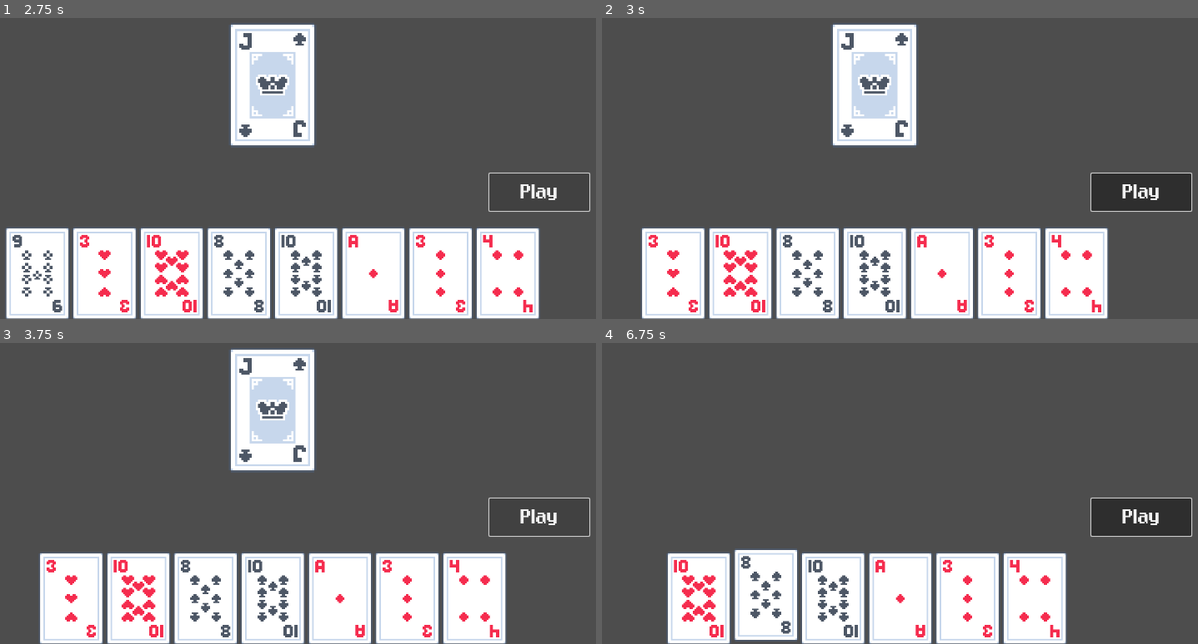
Above: before the commit, frames 1-4 (two rows, left to right).
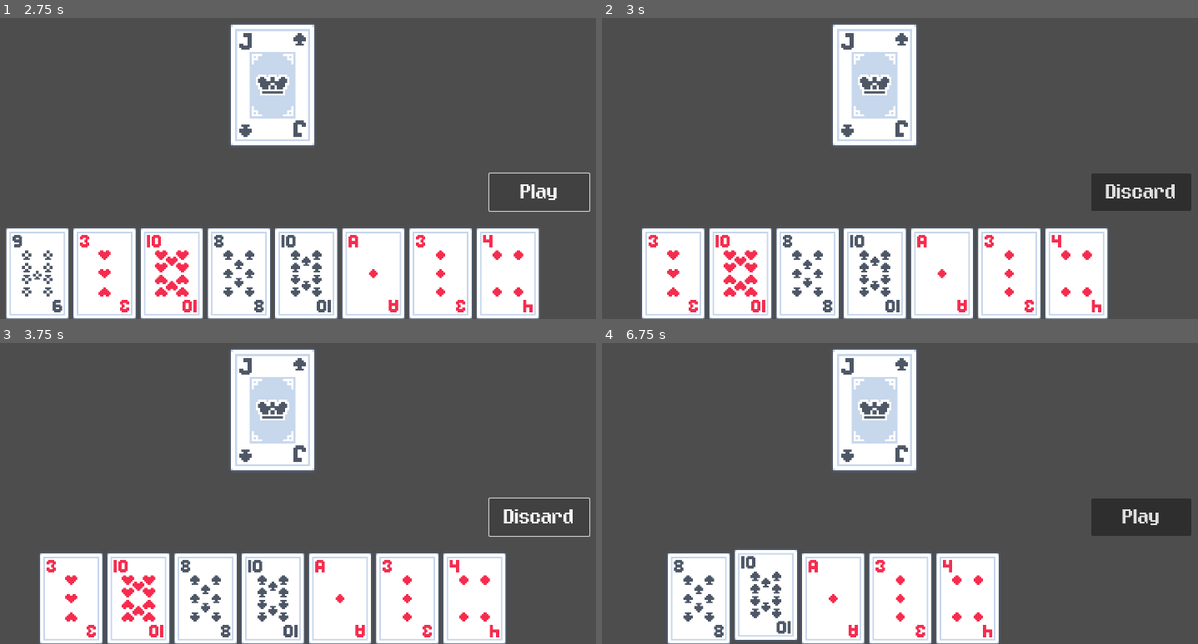
Above: after the commit, the same moments.

Repository: austintian03/regicide-clone
Game: Godot game, scene res://scenes/game.tscn
Two runs of this game, one before a commit and one after it. Both use one fixed random seed, a clock stepped at 60 frames per second and the inputs below.
Inputs (mouse positions are in pixels of both pictures, inside the frame that each line leads up to):
- Up to frame 1 (2.75 s): click "Play" at 0.5 s; click "Play" at 1.25 s; click "Play" at 2 s
- Up to frame 2 (3 s): tap Enter at 2.75 s; move the mouse to (637, 273) at 2.77 s; press the mouse at (637, 273) at 2.78 s
- Up to frame 3 (3.75 s): release the mouse at (35, 598) at 3.5 s; click (536, 517) at 3.5 s, where only the run after the commit has a clickable "Discard"
- Up to frame 4 (6.75 s): click (1138, 517) at 4.25 s, where only the run after the commit has a clickable "Discard"; click (1138, 517) at 5 s, where only the run after the commit has a clickable "Discard"; tap Space at 5.75 s; move the mouse to (673, 598) at 5.77 s; right-click (673, 598) at 5.85 s; click (673, 598) at 5.92 s; tap Enter at 6.5 s; move the mouse to (739, 598) at 6.52 s; press the mouse at (739, 598) at 6.53 s

Frame 1 is identical in both runs. In frame 2, 0.4% of the frame differs, in the area x 81-100%, y 51-65%; in frame 3, 0.3%; in frame 4, 11%, in the area x 12-100%, y 1-100%.

Commit message:
Implement Play/Discard phase sequence and reorganize functions

Diff:
--- a/scripts/game.gd
+++ b/scripts/game.gd
@@ -2,6 +2,8 @@
 
 @onready var hand: HandUI = $CanvasLayer/HandUI
 @onready var boss_card: BossCard = $BossCard
+@onready var play_button: Button = $CanvasLayer/PlayButton
+@onready var discard_button: Button = $CanvasLayer/DiscardButton
 
 # relevant card piles
 var deck := CardPile.new("Deck")
@@ -24,6 +26,7 @@
 	# connect event signals that trigger game effects
 	Events.connect("cards_played", _on_cards_played)
 	Events.connect("boss_card_damaged", _on_boss_card_damaged)
+	Events.connect("cards_discarded", _on_cards_discarded)
 
 	# populate player deck with cards and draw starting hand
 	populate(deck, NUMS)
@@ -34,52 +37,40 @@
 	populate_enemies()
 	boss_card.set_card(enemies.draw_card())
 
-# Called every frame. 'delta' is the elapsed time since the previous frame.
-func _process(_delta: float) -> void:
-	pass
+# connected event signals which trigger game effects
+# these signals progress the game state in the order they appear in
+func _on_cards_played(played_cards: Array[CardResource]) -> void:
+	print("Resolving player turn")
+	resolve_player_turn(played_cards)
 
-func populate(pile: CardPile, ranks: Array) -> void:
-	for s in SUITS:
-		for r in ranks:
-			pile.add_card(CardResource.new(s, r))
-	pile.shuffle()
-	#print(pile)
-
-func populate_enemies() -> void:
-	var temp_pile = CardPile.new("temp")
-	for r in ROYALS:
-		populate(temp_pile, [r])
-		enemies.add_cards(temp_pile.draw_cards(temp_pile.get_size()))
-
-func fill_hand(num_cards: int = 8) -> void:
-	var max_cards_can_draw = MAX_HAND_SIZE - hand.hand_size()
-	var cards_to_draw = min(num_cards, max_cards_can_draw)
-	for i in range(cards_to_draw):
-		hand.add_and_sort_card(deck.draw_card())
-
-# connected signal events which trigger game effects
 func _on_boss_card_damaged(boss_health: int) -> void:
 	print("Resolving boss turn")
 	resolve_boss_turn(boss_health)
 
-func _on_cards_played(played_cards: Array[CardResource]) -> void:
-	print("Resolving player turn")
-	# resolve card effects, deal damage to boss card
-	resolve_player_turn(played_cards)
+func _on_cards_discarded(discarded_cards: Array[CardResource]) -> void:
+	discard.add_cards(discarded_cards)
+	swap_buttons()
 
 # game effect functions
+# these process game logic/rules using the values passed alongside the emitted game event signals
 func resolve_player_turn(played_cards: Array[CardResource]) -> void:
+	# resolve card effects, deal damage to boss card
 	process_play_effects(played_cards)
 	print("Attacking boss for ", player_damage)
 	boss_card.take_damage(player_damage)
 
 func resolve_boss_turn(boss_health: int) -> void:
+	# process boss death or attack player
 	if boss_health <= 0:
 		process_boss_death(boss_health)
 	else:
+		# calc damage player is to take
 		var post_mitigation_dmg = max(boss_card.do_damage() - player_defense, 0)
 		print("Boss card attacking for ", post_mitigation_dmg)
-		Events.emit_signal("boss_card_attacking", post_mitigation_dmg, player_defense)
+		# only go to discard phase if player is taking damage
+		if post_mitigation_dmg > 0:
+			swap_buttons()
+			hand.discard_target = post_mitigation_dmg
 
 func process_boss_death(boss_health: int) -> void:
 	# reset player defense
@@ -97,7 +88,7 @@
 		discard.add_card(boss_card.on_death())
 
 	# draw new boss card or win game
-	if enemies.is_empty():
+	if !enemies.is_empty():
 		boss_card.set_card(enemies.draw_card())
 	else:
 		boss_card.queue_free()
@@ -135,3 +126,31 @@
 		"spades":
 			player_defense += val
 			print("Defense is now ", player_defense)
+
+# utility functions
+func fill_hand(num_cards: int = 8) -> void:
+	var max_cards_can_draw = MAX_HAND_SIZE - hand.hand_size()
+	var cards_to_draw = min(num_cards, max_cards_can_draw)
+	for i in range(cards_to_draw):
+		hand.add_and_sort_card(deck.draw_card())
+
+func swap_buttons() -> void:
+	var temp_disabled = play_button.disabled
+	var temp_visible = play_button.visible
+	play_button.disabled = discard_button.disabled
+	play_button.visible = discard_button.visible
+	discard_button.disabled = temp_disabled
+	discard_button.visible = temp_visible
+
+func populate(pile: CardPile, ranks: Array) -> void:
+	for s in SUITS:
+		for r in ranks:
+			pile.add_card(CardResource.new(s, r))
+	pile.shuffle()
+	#print(pile)
+
+func populate_enemies() -> void:
+	var temp_pile = CardPile.new("temp")
+	for r in ROYALS:
+		populate(temp_pile, [r])
+		enemies.add_cards(temp_pile.draw_cards(temp_pile.get_size()))
